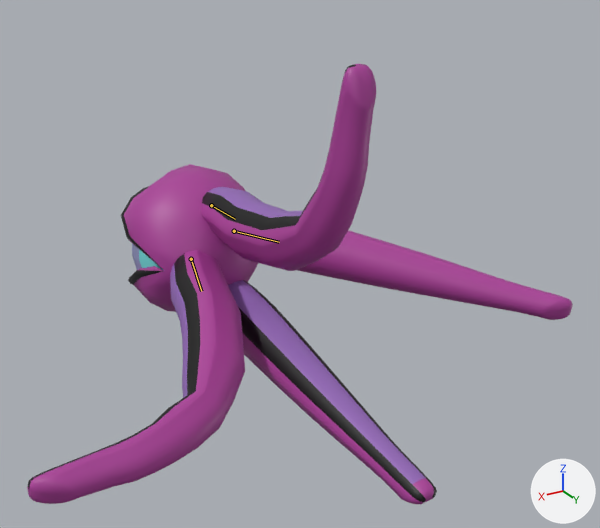
What one commit did to the FBX model Assets/BossAssets/Enemy.fbx.
Rendered twice from a camera (50 mm lens) standing at (6.57, 14.38, 6.12) and looking at (-0.15, 3.18, 0.52). The axes (+X, +Y, +Z) are drawn at lower right. The lights are the same throughout. Both versions are drawn at frame 30 of the action 'Armature|AttackFire'; the numbers are the values there. The bones that change are drawn over the model as lines.

Objects in the first picture: 'Cylinder', 'Eye.001'.
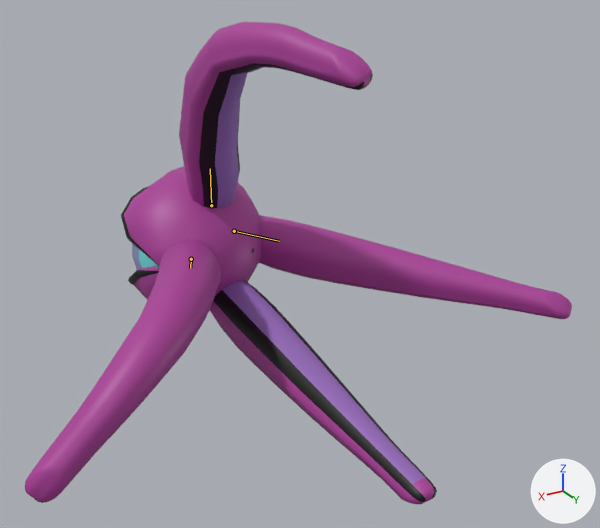
The edits, one by one:
Bone 'Tentacle' (bone_tentacle) turns from (96, 147, 6) to (-20, -20, -17) degrees about its own x, y and z.
Bone 'Tentacle.012' (bone_tentacle_012) turns from (87, -161, 3) to (-107, -5, -112) degrees about its own x, y and z.
Bone 'Tentacle.018' (bone_tentacle_018) turns from (-51, 170, -3) to (-51, -135, 17) degrees about its own x, y and z.

Where the change shows, as pixel boxes (x1, y1, x2, y2) in the pictures (600 x 528 px):
'Cylinder', posed (10% taller)
    before: (27, 64, 573, 504)
    after: (25, 22, 572, 504)
bone 'Tentacle', root to tip
    before: (211, 205) to (235, 219)
    after: (211, 205) to (210, 168)
bone 'Tentacle.012', root to tip
    before: (234, 231) to (279, 242)
    after: (234, 231) to (279, 241)
bone 'Tentacle.018', root to tip
    before: (191, 259) to (201, 291)
    after: (191, 259) to (190, 268)
